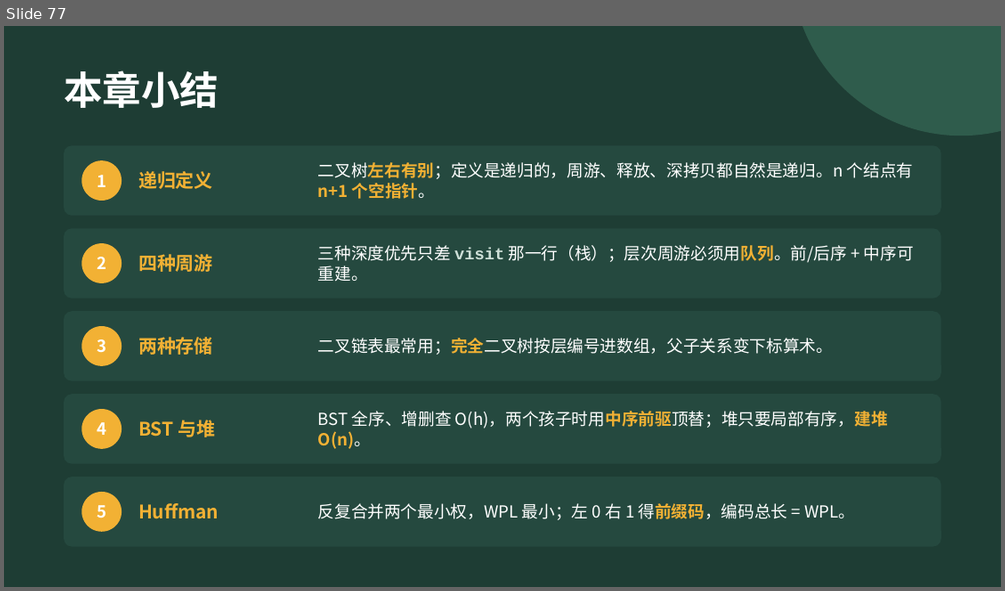
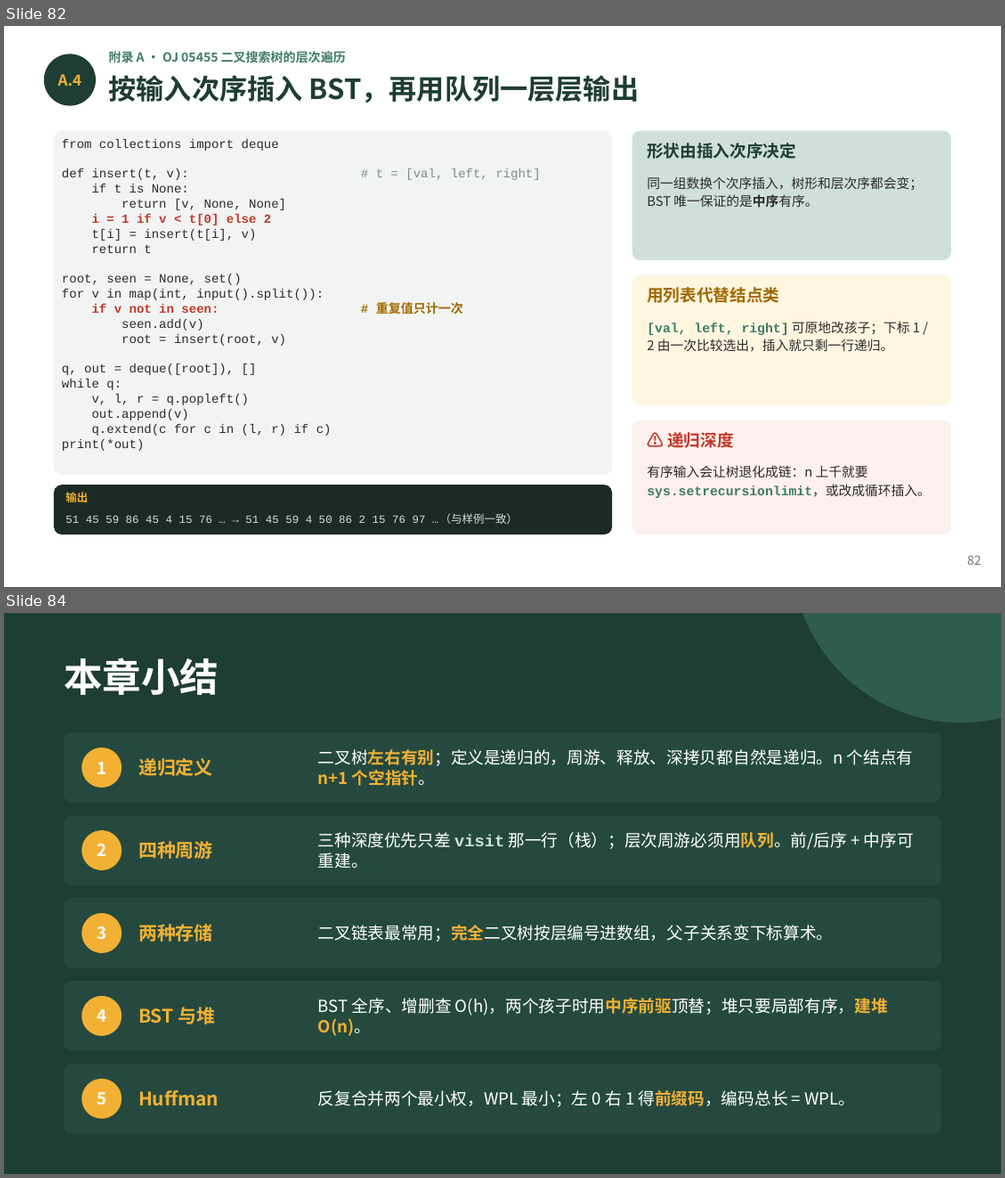
Before and after one commit to GMyhf/2026fall-cs201, a slide deck: courseware/202609_DSA_05_Binary_Tree.pptx. Shown one above the other, each under a label of ours: slide 77 before the commit, slides 82 and 84 after it; the slides between them are not shown. The pictures are 1005x591 and 1005x1178 pixels, drawn with LibreOffice and Linux fonts; fonts in the diff are those of the drawing. Boxes give left, top, right and bottom in pixels: in the first picture for what was removed or moved away, otherwise in the second. Text is boxed around its words. In the diff, an @@ line names an element or a change of style, - is before the commit and + after.

```diff
--- a/courseware/202609_DSA_05_Binary_Tree.pptx
+++ b/courseware/202609_DSA_05_Binary_Tree.pptx
@@ slide 82 added at box(4, 26, 1001, 587), background #FFFFFF @@
@@ text added at box(109, 50, 346, 66), 9 pt, text #3E7C68, bold @@
+附录 A · OJ 05455 二叉搜索树的层次遍历
@@ ellipse added at box(44, 54, 96, 106), fill #1E3D34 @@
@@ text added at box(58, 74, 82, 86), 11 pt, text #F2B134, bold @@
+A.4
@@ text added at box(109, 75, 639, 103), 20 pt, text #1E3D34, bold @@
+按输入次序插入 BST，再用队列一层层输出
@@ rounded rectangle added at box(54, 131, 612, 475), fill #F1F4F2 @@
@@ rounded rectangle added at box(632, 131, 951, 260), fill #CFE0D8 @@
@@ text added at box(62, 139, 463, 451), 9 pt, text #2B2B2B @@
+from collections import deque
+def insert(t, v): # t = [val, left, right]
+if t is None:
+return [v, None, None]
+i = 1 if v < t[0] else 2
+t[i] = insert(t[i], v)
+return t
+root, seen = None, set()
+for v in map(int, input().split()):
+if v not in seen: # 重复值只计一次
+seen.add(v)
+root = insert(root, v)
+q, out = deque([root]), []
+while q:
+v, l, r = q.popleft()
+out.append(v)
+q.extend(c for c in (l, r) if c)
+print(*out)
@@ text added at box(647, 143, 796, 159), 12 pt, text #1E3D34, bold @@
+形状由插入次序决定
@@ text added at box(647, 176, 922, 208), 9.5 pt, text #2B2B2B @@
+同一组数换个次序插入，树形和层次序都会变；BST 唯一保证的是中序有序。
@@ rounded rectangle added at box(632, 275, 951, 405), fill #FFF6E0 @@
@@ text added at box(647, 287, 779, 303), 12 pt, text #A06A00, bold @@
+用列表代替结点类
@@ text added at box(647, 321, 920, 352), 9.5 pt, text #2B2B2B @@
+[val, left, right] 可原地改孩子；下标 1 / 2 由一次比较选出，插入就只剩一行递归。
@@ rounded rectangle added at box(632, 419, 951, 534), fill #FDF0EE @@
@@ text added at box(667, 432, 734, 448), 12 pt, text #C0392B, bold @@
+⚠ 递归深度
@@ text added at box(647, 465, 930, 498), 9.5 pt, text #2B2B2B @@
+有序输入会让树退化成链：n 上千就要 sys.setrecursionlimit，或改成循环插入。
@@ rounded rectangle added at box(54, 484, 612, 534), fill #1B2B24 @@
@@ text added at box(65, 491, 88, 502), 8 pt, text #F2B134, bold @@
+输出
@@ text added at box(65, 513, 518, 524), 8 pt, text #CFE0D8 @@
+51 45 59 86 45 4 15 76 … → 51 45 59 4 50 86 2 15 76 97 …（与样例一致）
@@ text added at box(967, 555, 981, 564), 9 pt, text #6B7B74 @@
+82
@@ what was slide 77 is now slide 84 @@
```
Also in this commit, not shown: 2 slides changed, 6 other slides added, 2 other files.
